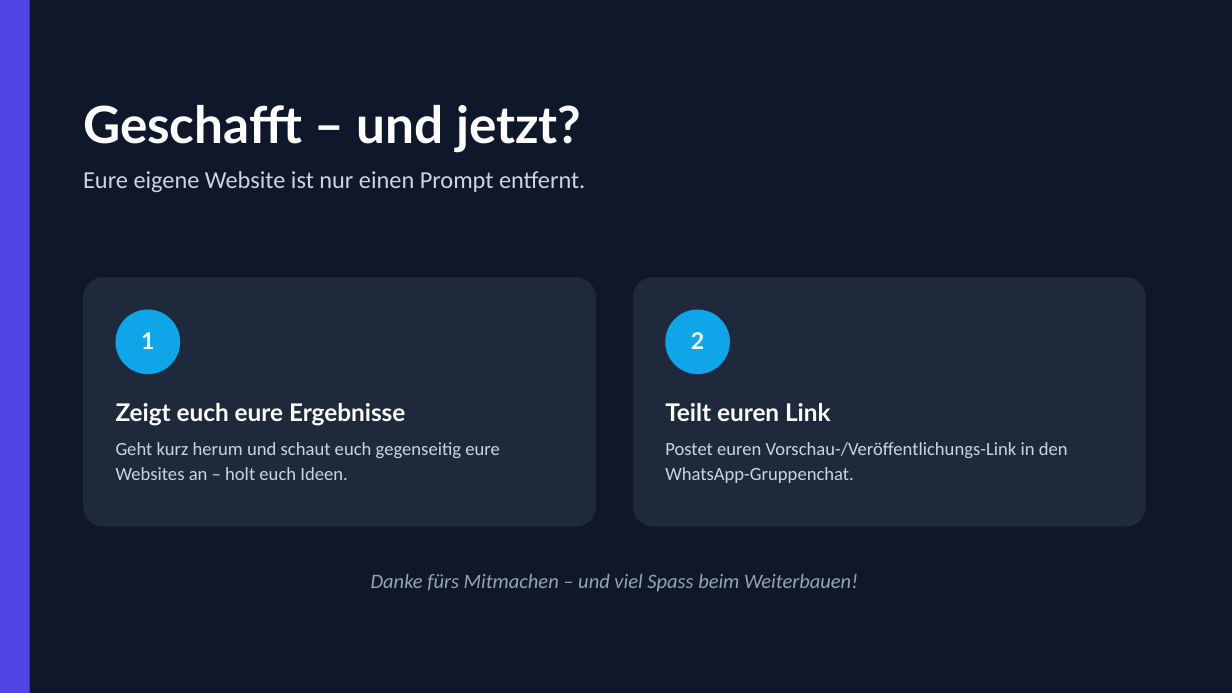
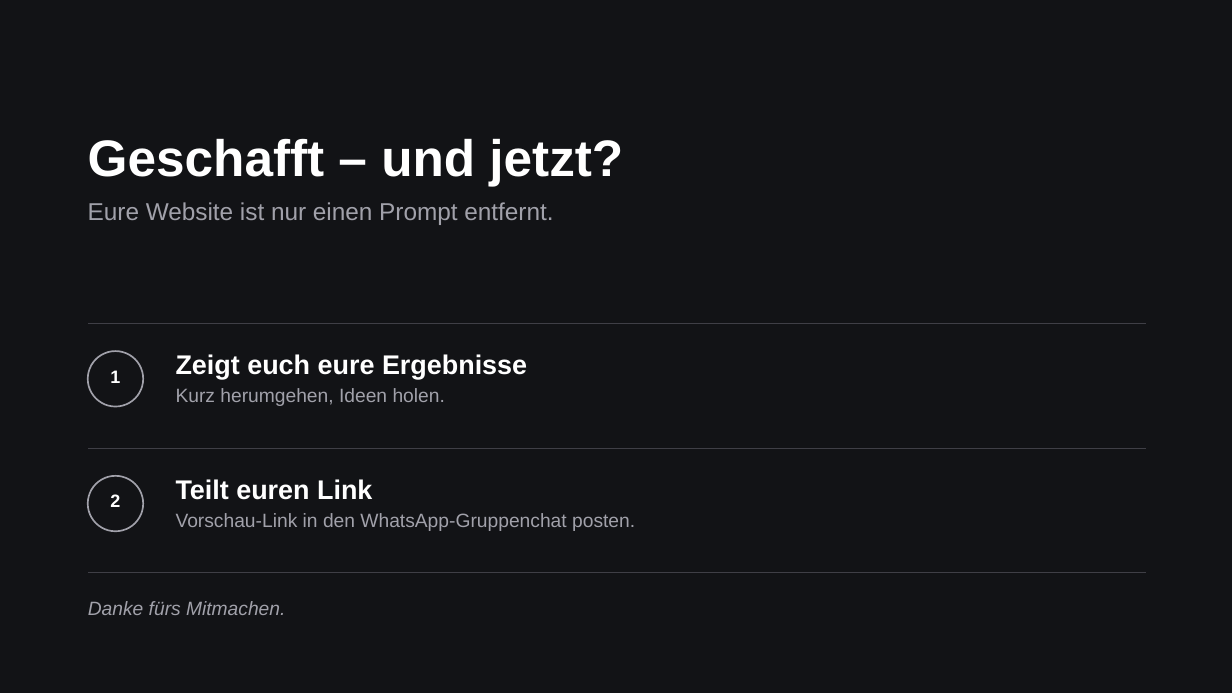
Before and after one commit to criseone/meine-website-ai-studio, a slide deck: slide 10 of unterlagen/slides.pptx. Drawn at 1232x693 pixels with LibreOffice and Linux fonts; fonts in the diff are those of the drawing. Boxes give left, top, right and bottom in pixels: in the first picture for what was removed or moved away, otherwise in the second. Text is boxed around its words. In the diff, an @@ line names an element or a change of style, - is before the commit and + after.

Commit message:
LZ1: zwei Bau-Beispiele (Website + App/Tool)

```diff
--- a/unterlagen/slides.pptx
+++ b/unterlagen/slides.pptx
@@ rectangle at (0, 0, 1232, 693): fill #0F172A to #121316 @@
@@ rectangle removed at (0, 0, 30, 693) @@
@@ text at (88, 138, 623, 186): font Lato to Arial in "Geschafft – und jetzt?" @@
@@ text "Geschafft – und jetzt?": place and size @@
-text "Geschafft – und jetzt?" at (83, 105, 585, 192)
+text "Geschafft – und jetzt?" at (88, 138, 623, 225)
@@ text at (88, 202, 553, 225): text changed; font Calibri to Arial; text colour #CBD5E1 to #A1A1AA @@
-Eure eigene Website ist nur einen Prompt entfernt.
+Eure Website ist nur einen Prompt entfernt.
@@ rounded rectangle removed at (83, 277, 596, 527) @@
@@ rounded rectangle removed at (633, 277, 1146, 527) @@
@@ line added from (88, 323) to (1146, 323), #3F3F46 1 pt @@
@@ ellipse removed at (665, 310, 730, 374) @@
@@ text "1": place and size @@
-text "1" at (141, 332, 154, 349)
+text "1" at (110, 370, 120, 383)
@@ text "1" at (110, 370, 120, 383): size 18 to 14 pt, font Lato to Arial @@
@@ ellipse: place and size @@
-ellipse at (116, 310, 180, 374)
+ellipse at (88, 351, 143, 407)
@@ ellipse at (88, 351, 143, 407): fill #0EA5E9 to none; outline none to #A1A1AA 1.3 pt @@
@@ text added at (176, 354, 527, 406), 15 pt, text #A1A1AA @@
+Zeigt euch eure Ergebnisse
+Kurz herumgehen, Ideen holen.
@@ text removed at (116, 403, 500, 480) @@
-Zeigt euch eure Ergebnisse
-Geht kurz herum und schaut euch gegenseitig eure Websites an – holt euch Ideen.
@@ line added from (88, 448) to (1146, 448), #3F3F46 1 pt @@
@@ text "2" at (110, 494, 120, 507): size 18 to 14 pt, font Lato to Arial @@
@@ text "2": place and size @@
-text "2" at (691, 332, 704, 349)
+text "2" at (110, 494, 120, 507)
@@ ellipse added at (88, 476, 143, 531), outline #A1A1AA 1.3 pt @@
@@ text at (176, 479, 372, 500): size 19 to 21 pt, font Lato to Arial in "Teilt euren Link"; less space between paragraphs @@
@@ text "Teilt euren Link": place and size @@
-text "Teilt euren Link" at (665, 403, 1068, 483)
+text "Teilt euren Link" at (176, 479, 635, 531)
@@ text at (176, 513, 635, 531): text changed; size 14.5 to 15 pt; font Calibri to Arial; text colour #CBD5E1 to #A1A1AA @@
-Postet euren Vorschau-/Veröffentlichungs-Link in den WhatsApp-Gruppenchat.
+Vorschau-Link in den WhatsApp-Gruppenchat posten.
@@ line added from (88, 573) to (1146, 573), #3F3F46 1 pt @@
@@ text at (88, 601, 285, 615): text changed; size 16 to 15 pt; font Calibri to Arial; text colour #94A3B8 to #A1A1AA @@
-Danke fürs Mitmachen – und viel Spass beim Weiterbauen!
+Danke fürs Mitmachen.
```
Also in this commit, not shown: 9 other slides changed, 10 other files.
